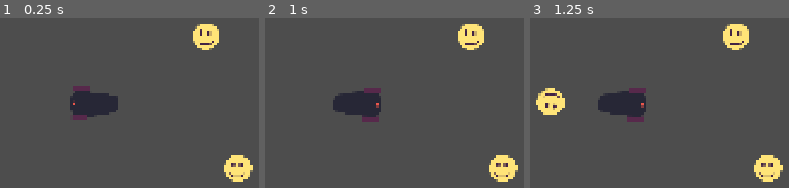
Above: before the commit, frames 1-3 (left to right).
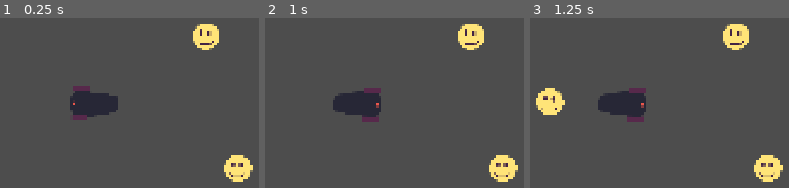
Above: after the commit, the same moments.

Repository: rmkubik/chain-reaction
Game: Godot game, scene res://main.tscn
Two runs of this game, one before a commit and one after it. Both use one fixed random seed, a clock stepped at 60 frames per second and the inputs below.
Inputs (mouse positions are in pixels of both pictures, inside the frame that each line leads up to):
- Up to frame 1 (0.25 s): no input
- Up to frame 2 (1 s): tap Enter at 0.5 s; drag from (358, 103) to (outside the picture) at 0.52 s
- Up to frame 3 (1.25 s): no input

Frames 1-2 are identical in both runs. In frame 3, 0.4% of the frame differs, in the area x 2-14%, y 41-55%.

Commit message:
esc quits main scene, cannonball spawns at root

Diff:
--- a/cannon.gd
+++ b/cannon.gd
@@ -5,10 +5,10 @@
 	var smiley: Node2D = load("res://smiley.tscn").instantiate()
 	var cannonRB: RigidBody2D = get_node('RigidBody2D')
 	var smileyRB: RigidBody2D = smiley.get_node('RigidBody2D')
-	smileyRB.position.x = cannonRB.position.x
-	smileyRB.position.y = cannonRB.position.y
+	smileyRB.position.x = position.x
+	smileyRB.position.y = position.y
 	smileyRB.add_collision_exception_with(cannonRB)
-	get_node(".").add_child(smiley)
+	get_node("/root").add_child(smiley)
 	#smileyRB.add_constant_central_force(Vector2.from_angle($".".rotation) * power)
 	smileyRB.apply_impulse(Vector2.from_angle($".".rotation) * power)
 
--- /dev/null
+++ b/main.gd
@@ -0,0 +1,6 @@
+extends Node2D
+
+func _unhandled_input(event: InputEvent):
+	if event is InputEventKey:
+		if event.pressed and event.keycode == KEY_ESCAPE:
+			get_tree().quit()
--- a/main.tscn
+++ b/main.tscn
@@ -1,10 +1,12 @@
-[gd_scene load_steps=4 format=3 uid="uid://cw2dnooky5y58"]
+[gd_scene load_steps=5 format=3 uid="uid://cw2dnooky5y58"]
 
+[ext_resource type="Script" uid="uid://bduu60uhoe2ia" path="res://main.gd" id="1_1bvp3"]
 [ext_resource type="PackedScene" uid="uid://bvo5x7e1wevhp" path="res://smiley.tscn" id="1_ig7tw"]
 [ext_resource type="PackedScene" uid="uid://dk6vevwish86" path="res://cannon.tscn" id="3_h2yge"]
 [ext_resource type="PackedScene" uid="uid://rhhugsc364x7" path="res://mouser.tscn" id="4_1bvp3"]
 
 [node name="Node2D" type="Node2D"]
+script = ExtResource("1_1bvp3")
 
 [node name="Smiley" parent="." instance=ExtResource("1_ig7tw")]
 position = Vector2(602, 122)
Not shown, added: main.gd.uid
